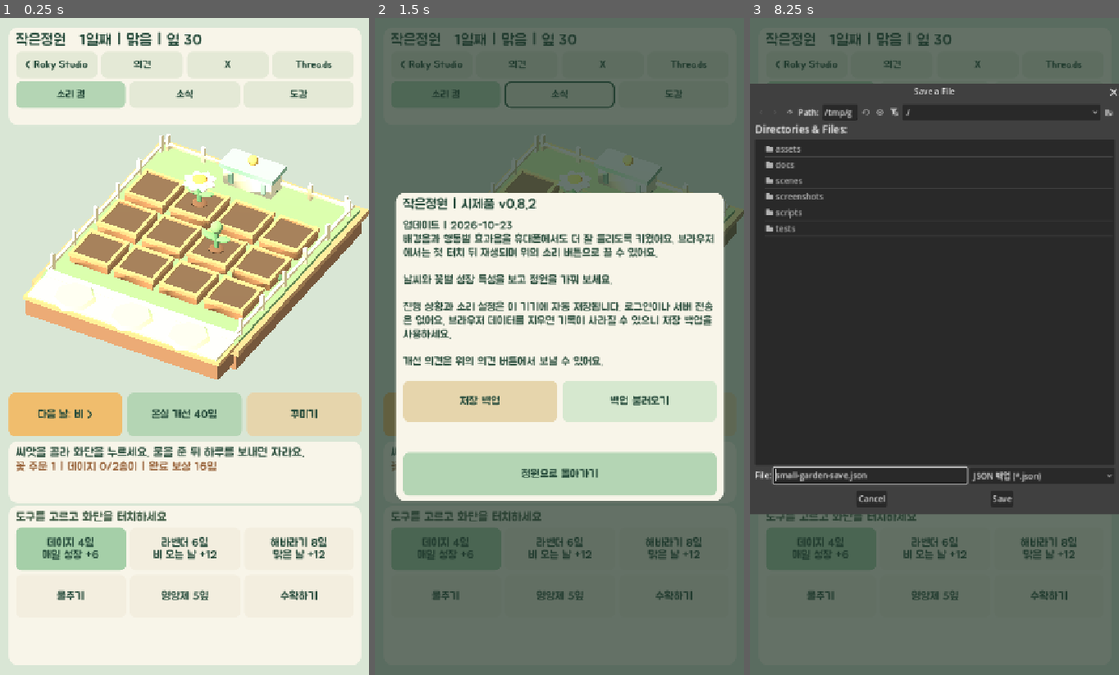
Above: before the commit, frames 1-3 (left to right).
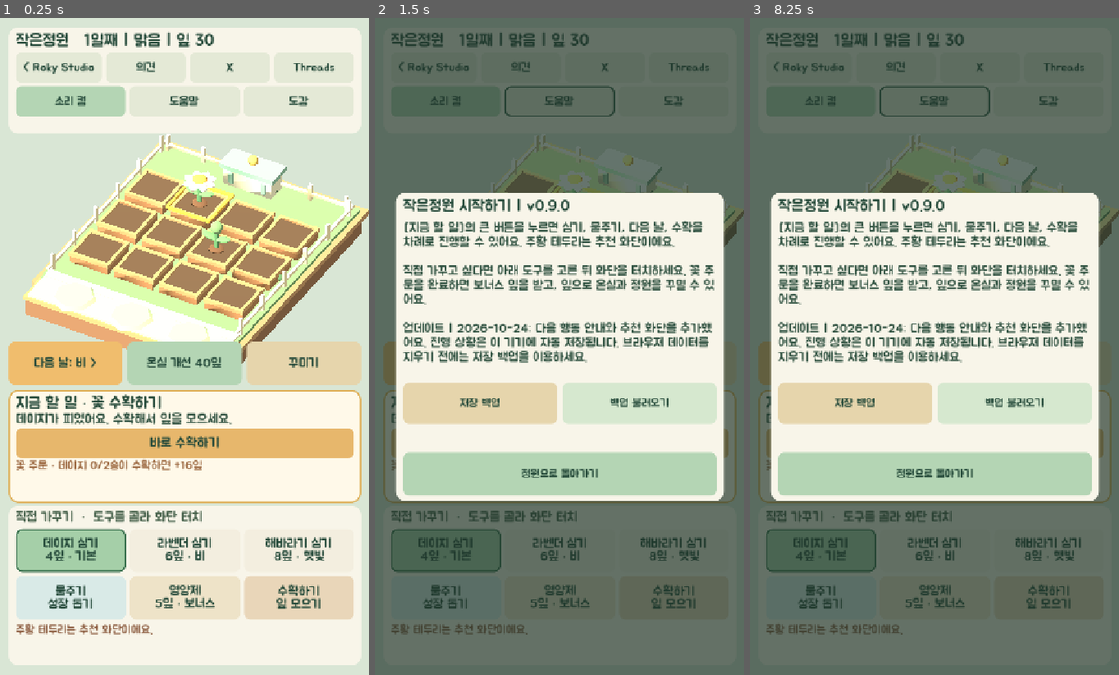
Above: after the commit, the same moments.

Repository: mcroky/small-garden
Game: Godot game, scene res://scenes/main.tscn
Same seed, same stepped clock (60 frames per second), same inputs: the game is played once before the commit and once after it.
Inputs (mouse positions are in pixels of both pictures, inside the frame that each line leads up to):
- Up to frame 1 (0.25 s): no input
- Up to frame 2 (1.5 s): click "소식" (after the commit: "도움말") at 0.5 s; click (559, 445) at 1.25 s, where only the run after the commit has a clickable "바로 수확하기"
- Up to frame 3 (8.25 s): click (820, 596) at 2 s, where only the run before the commit has a clickable "물주기"; click (934, 596) at 2.75 s, where only the run before the commit has a clickable "영양제 5잎"; click (1048, 596) at 3.5 s, where only the run before the commit has a clickable "수확하기"; click "< Roky Studio" at 4.25 s; click "의견" at 5 s; click "Threads" at 5.75 s; click "소리 켬" at 6.5 s; click "도감" at 7.25 s; click "다음 날: 비 >" at 8 s

The runs differ from the first frame. In frame 1, 27% of the frame differs, in the area x 2-98%, y 2-94%; in frame 2, 14%; in frame 3, 67%, in the area x 0-100%, y 2-94%.

Commit message:
Guide first-time garden actions and improve responsive UI

Diff:
--- a/scripts/main.gd
+++ b/scripts/main.gd
@@ -40,12 +40,12 @@
 const TOOL_ORDER := ["daisy", "lavender", "sunflower", "water", "fertilizer", "harvest"]
 const WEATHER_CYCLE := ["맑음", "비", "맑음", "흐림", "바람"]
 const TOOL_TEXT := {
-	"daisy": "데이지 4잎\n매일 성장 +6",
-	"lavender": "라벤더 6잎\n비 오는 날 +12",
-	"sunflower": "해바라기 8잎\n맑은 날 +12",
-	"water": "물주기",
-	"fertilizer": "영양제 5잎",
-	"harvest": "수확하기"
+	"daisy": "데이지 심기\n4잎 · 기본",
+	"lavender": "라벤더 심기\n6잎 · 비",
+	"sunflower": "해바라기 심기\n8잎 · 햇빛",
+	"water": "물주기\n성장 돕기",
+	"fertilizer": "영양제\n5잎 · 보너스",
+	"harvest": "수확하기\n잎 모으기"
 }
 
 var day := 1
@@ -90,9 +90,14 @@
 var decorate_button: Button
 var header_label: Label
 var sound_button: Button
+var nav_buttons: Array[Button] = []
+var guide_title: Label
 var detail_label: Label
+var guide_button: Button
+var plot_label: Label
 var order_label: Label
 var message_label: Label
+var tools_heading: Label
 var tool_buttons := {}
 var modal: Control
 var modal_panel: PanelContainer
@@ -390,8 +395,8 @@
 	var highlight := Node3D.new()
 	plot.add_child(highlight)
 	for side in [-0.68, 0.68]:
-		_box(highlight, Vector3(side, 0.44, 0), Vector3(0.05, 0.05, 1.4), "#f5dc8a")
-		_box(highlight, Vector3(0, 0.44, side), Vector3(1.4, 0.05, 0.05), "#f5dc8a")
+		_box(highlight, Vector3(side, 0.44, 0), Vector3(0.09, 0.07, 1.4), "#f4b447")
+		_box(highlight, Vector3(0, 0.44, side), Vector3(1.4, 0.07, 0.09), "#f4b447")
 	highlight.visible = false
 	highlights.append(highlight)
 	var plant_host := Node3D.new()
@@ -408,10 +413,6 @@
 		greenhouse_tiers[i].visible = greenhouse_level > i
 	for kind in collection_badges:
 		collection_badges[kind].visible = int(harvest_counts[kind]) >= COLLECTION_GOAL
-	for i in range(PLOT_COUNT):
-		highlights[i].visible = i == selected_plot
-
-
 func _redraw_plant(index: int) -> void:
 	var host := plant_hosts[index]
 	for child in host.get_children():
@@ -531,7 +532,7 @@
 	sound_button = _button(menu, "소리 켬", "#e4e9d6")
 	sound_button.tooltip_text = "배경음과 효과음 켜기 또는 끄기"
 	sound_button.pressed.connect(_toggle_sound)
-	var info := _button(menu, "소식", "#e4e9d6")
+	var info := _button(menu, "도움말", "#e4e9d6")
 	info.pressed.connect(_show_info)
 	var journal := _button(menu, "도감", "#e4e9d6")
 	journal.pressed.connect(_show_journal)
@@ -540,6 +541,7 @@
 			button.custom_minimum_size = Vector2(0, 52)
 			button.add_theme_font_size_override("font_size", 20)
 			button.size_flags_horizontal = Control.SIZE_EXPAND_FILL
+			nav_buttons.append(button as Button)
 
 	action_row = HBoxContainer.new()
 	action_row.add_theme_constant_override("separation", 10)
@@ -555,19 +557,30 @@
 	decorate_button.pressed.connect(_show_decor_shop)
 
 	detail_panel = _panel(ui_root)
+	var guide_style := _style("#fff9e9", 18)
+	guide_style.border_color = Color("#dfae55")
+	guide_style.set_border_width_all(3)
+	detail_panel.add_theme_stylebox_override("panel", guide_style)
 	var detail_stack := VBoxContainer.new()
-	detail_stack.add_theme_constant_override("separation", 4)
+	detail_stack.add_theme_constant_override("separation", 3)
 	detail_panel.add_child(detail_stack)
-	detail_label = _label(detail_stack, "화단을 눌러 가꾸어 보세요.", 24, "#315342")
+	guide_title = _label(detail_stack, "지금 할 일", 27, "#254a3a")
+	detail_label = _label(detail_stack, "", 22, "#315342")
 	detail_label.autowrap_mode = TextServer.AUTOWRAP_WORD_SMART
-	order_label = _label(detail_stack, "", 23, "#9a663e")
+	guide_button = _button(detail_stack, "추천 행동", "#e7b76c")
+	guide_button.custom_minimum_size.y = 58
+	guide_button.size_flags_horizontal = Control.SIZE_EXPAND_FILL
+	guide_button.pressed.connect(_on_guide_action)
+	plot_label = _label(detail_stack, "", 19, "#57705e")
+	plot_label.visible = false
+	order_label = _label(detail_stack, "", 20, "#9a663e")
 	order_label.autowrap_mode = TextServer.AUTOWRAP_WORD_SMART
 
 	bottom_panel = _panel(ui_root)
 	var bottom_stack := VBoxContainer.new()
 	bottom_stack.add_theme_constant_override("separation", 8)
 	bottom_panel.add_child(bottom_stack)
-	_label(bottom_stack, "도구를 고르고 화단을 터치하세요", 24, "#46614b")
+	tools_heading = _label(bottom_stack, "직접 가꾸기  ·  도구를 골라 화단 터치", 24, "#46614b")
 	var tools_grid := GridContainer.new()
 	tools_grid.columns = 3
 	tools_grid.add_theme_constant_override("h_separation", 8)
@@ -594,7 +607,7 @@
 	var modal_stack := VBoxContainer.new()
 	modal_stack.add_theme_constant_override("separation", 14)
 	modal_panel.add_child(modal_stack)
-	modal_title = _label(modal_stack, "작은정원 | 시제품 v0.8.2", 27, "#254a3a")
+	modal_title = _label(modal_stack, "작은정원 | 시제품 v0.9.0", 27, "#254a3a")
 	modal_body = _label(modal_stack, "", 22, "#315342")
 	modal_body.autowrap_mode = TextServer.AUTOWRAP_WORD_SMART
 	shop_grid = GridContainer.new()
@@ -707,18 +720,38 @@
 	ui_root.size = viewport_size
 	var width := viewport_size.x
 	var height := viewport_size.y
+	var portrait := width / height < 1.15
+	for button in nav_buttons:
+		button.custom_minimum_size.y = 60 if portrait else 58
+		button.add_theme_font_size_override("font_size", 23 if portrait else 24)
+	for button in [day_button, upgrade_button, decorate_button]:
+		button.add_theme_font_size_override("font_size", 25 if portrait else 27)
+	for button in tool_buttons.values():
+		button.custom_minimum_size.y = 84 if portrait else 104
+		button.add_theme_font_size_override("font_size", 25 if portrait else 27)
+	header_label.add_theme_font_size_override("font_size", 32 if portrait else 34)
+	guide_title.add_theme_font_size_override("font_size", 31 if portrait else 32)
+	detail_label.add_theme_font_size_override("font_size", 26 if portrait else 28)
+	guide_button.custom_minimum_size.y = 58 if portrait else 72
+	guide_button.add_theme_font_size_override("font_size", 26 if portrait else 29)
+	plot_label.add_theme_font_size_override("font_size", 22 if portrait else 23)
+	order_label.add_theme_font_size_override("font_size", 23 if portrait else 25)
+	tools_heading.add_theme_font_size_override("font_size", 26 if portrait else 28)
+	message_label.add_theme_font_size_override("font_size", 23 if portrait else 26)
+	modal_title.add_theme_font_size_override("font_size", 31 if portrait else 27)
+	modal_body.add_theme_font_size_override("font_size", 25 if portrait else 22)
 	if width / height >= 1.15:
-		var side_width := minf(700.0, maxf(600.0, width * 0.32))
+		var side_width := minf(850.0, maxf(720.0, width * 0.39))
 		var side_x := width - side_width - 28.0
-		var stack_top := maxf(150.0, (height - 586.0) * 0.5)
+		var stack_top := maxf(80.0, (height - 740.0) * 0.5)
 		top_panel.position = Vector2(24, 24)
-		top_panel.size = Vector2(minf(900.0, side_x - 48.0), 190)
+		top_panel.size = Vector2(minf(900.0, side_x - 48.0), 210)
 		detail_panel.position = Vector2(side_x, stack_top)
-		detail_panel.size = Vector2(side_width, 160)
-		action_row.position = Vector2(side_x, stack_top + 176)
-		action_row.size = Vector2(side_width, 84)
-		bottom_panel.position = Vector2(side_x, stack_top + 276)
-		bottom_panel.size = Vector2(side_width, 310)
+		detail_panel.size = Vector2(side_width, 260)
+		action_row.position = Vector2(side_x, stack_top + 276)
+		action_row.size = Vector2(side_width, 96)
+		bottom_panel.position = Vector2(side_x, stack_top + 388)
+		bottom_panel.size = Vector2(side_width, 352)
 		camera.size = maxf(11.5, 9.8 * height / maxf(500.0, side_x - 120.0))
 		var camera_shift := (width * 0.5 - side_x * 0.5) * camera.size / height * 1.1
 		camera.position = Vector3(8.5 + camera_shift, 11.5, 16)
@@ -728,12 +761,12 @@
 		var panel_width := minf(width - 32.0, 760.0)
 		var panel_x := (width - panel_width) * 0.5
 		top_panel.position = Vector2(panel_x, 18)
-		top_panel.size = Vector2(panel_width, 190)
+		top_panel.size = Vector2(panel_width, 206)
 		bottom_panel.position = Vector2(panel_x, height - 330)
 		bottom_panel.size = Vector2(panel_width, 310)
-		detail_panel.position = Vector2(panel_x, height - 456)
-		detail_panel.size = Vector2(panel_width, 120)
-		action_row.position = Vector2(panel_x, height - 550)
+		detail_panel.position = Vector2(panel_x, height - 556)
+		detail_panel.size = Vector2(panel_width, 220)
+		action_row.position = Vector2(panel_x, height - 650)
 		action_row.size = Vector2(panel_width, 84)
 		camera.size = maxf(18.5, 18.5 * (720.0 / 1280.0) * height / width)
 		camera.position = Vector3(8.5, 11.5, 16)
@@ -867,13 +900,20 @@
 			_message("이미 자라고 있는 화단이에요.")
 		else:
 			var price: int = int(FLOWERS[selected_tool]["cost"])
-			if leaves < price:
+			var free_seed := selected_tool == "daisy" and leaves < price
+			if free_seed:
+				for existing_plant in plants:
+					if existing_plant != null:
+						free_seed = false
+						break
+			if leaves < price and not free_seed:
 				_message("잎이 부족해요. 꽃을 수확해 보세요.")
 			else:
-				leaves -= price
+				if not free_seed:
+					leaves -= price
 				plants[index] = {"kind": selected_tool, "growth": 0, "water": 0, "fed": false}
 				_play_sound(SOUND_PLANT)
-				_message("%s 씨앗을 심었어요. 물을 주고 하루를 보내세요." % FLOWERS[selected_tool]["name"])
+				_message("다시 시작할 데이지를 무료로 심었어요. 물을 주세요." if free_seed else "%s 씨앗을 심었어요. 물을 주고 하루를 보내세요." % FLOWERS[selected_tool]["name"])
 	elif selected_tool == "water":
 		if plant == null:
 			_message("먼저 씨앗을 심어 주세요.")
@@ -1025,12 +1065,68 @@
 	return 3 if greenhouse_level >= 2 else 2
 
 
+func _next_step() -> Dictionary:
+	for i in range(PLOT_COUNT):
+		var plant = plants[i]
+		if plant != null and int(plant.get("growth", 0)) >= 100:
+			return {
+				"title": "지금 할 일 · 꽃 수확하기",
+				"hint": "%s가 피었어요. 수확해서 잎을 모으세요." % FLOWERS[str(plant["kind"])]["name"],
+				"button": "바로 수확하기",
+				"action": "harvest",
+				"plot": i
+			}
+	for i in range(PLOT_COUNT):
+		var plant = plants[i]
+		if plant != null and int(plant.get("growth", 0)) < 100 and int(plant.get("water", 0)) == 0:
+			return {
+				"title": "지금 할 일 · 마른 꽃에 물주기",
+				"hint": "%s의 흙이 말랐어요. 물을 주면 빠르게 자라요." % FLOWERS[str(plant["kind"])]["name"],
+				"button": "바로 물주기",
+				"action": "water",
+				"plot": i
+			}
+	for plant in plants:
+		if plant != null and int(plant.get("growth", 0)) < 100:
+			return {"title": "지금 할 일 · 다음 날 보내기", "hint": "꽃이 자라는 중이에요. 하루가 지나면 더 자라요.", "button": "다음 날로", "action": "day", "plot": -1}
+	for i in range(PLOT_COUNT):
+		if plants[i] == null:
+			var free_seed := leaves < int(FLOWERS["daisy"]["cost"])
+			return {
+				"title": "지금 할 일 · 꽃 심기",
+				"hint": "잎이 없어도 데이지 한 송이는 무료로 심을 수 있어요." if free_seed else "빈 화단에 데이지를 심고 정원을 가꿔 보세요.",
+				"button": "무료 데이지 심기" if free_seed else "데이지 심기",
+				"action": "plant",
+				"plot": i
+			}
+	return {"title": "지금 할 일 · 정원 살펴보기", "hint": "화단을 눌러 꽃 상태를 확인하세요.", "button": "", "action": "none", "plot": -1}
+
+
+func _on_guide_action() -> void:
+	if selected_tool.begins_with("decor_"):
+		selected_tool = "daisy"
+		_refresh_ui()
+		return
+	var step := _next_step()
+	match str(step["action"]):
+		"harvest", "water", "plant":
+			selected_tool = "daisy" if str(step["action"]) == "plant" else str(step["action"])
+			_tap_plot(int(step["plot"]))
+		"day":
+			_next_day()
+
+
 func _refresh_ui() -> void:
 	header_label.text = "작은정원   %d일째 | %s | 잎 %d" % [day, _weather_for_day(day), leaves]
 	sound_button.text = "소리 켬" if sound_enabled else "소리 끔"
 	sound_button.add_theme_stylebox_override("normal", _style("#b4d5b4" if sound_enabled else "#f3eedf", 12))
+	var step := _next_step()
+	guide_title.text = str(step["title"])
+	detail_label.text = str(step["hint"])
+	guide_button.text = str(step["button"])
+	guide_button.visible = str(step["action"]) != "none"
 	var order: Dictionary = ORDERS[order_number % ORDERS.size()]
-	order_label.text = "꽃 주문 %d | %s %d/%d송이 | 완료 보상 %d잎" % [order_number + 1, FLOWERS[str(order["kind"])]["name"], order_progress, int(order["count"]), int(order["bonus"])]
+	order_label.text = "꽃 주문 · %s %d/%d송이 수확하면 +%d잎" % [FLOWERS[str(order["kind"])]["name"], order_progress, int(order["count"]), int(order["bonus"])]
 	day_button.text = "다음 날: %s >" % _weather_for_day(day + 1)
 	if greenhouse_level >= 3:
 		upgrade_button.text = "온실 최고 단계"
@@ -1038,32 +1134,52 @@
 		upgrade_button.text = "온실 개선 %d잎" % (40 + greenhouse_level * 30)
 	for tool in TOOL_ORDER:
 		var button: Button = tool_buttons[tool]
-		button.add_theme_stylebox_override("normal", _style("#a5cfa8" if tool == selected_tool else "#f3eedf", 12))
+		var base_color := "#f3eedf"
+		match tool:
+			"water": base_color = "#d9eae7"
+			"fertilizer": base_color = "#eee3c8"
+			"harvest": base_color = "#e9d6b9"
+		var tool_style := _style("#a5cfa8" if tool == selected_tool else base_color, 12)
+		if tool == selected_tool:
+			tool_style.border_color = Color("#39714e")
+			tool_style.set_border_width_all(3)
+		button.add_theme_stylebox_override("normal", tool_style)
 	var decorating := selected_tool.begins_with("decor_")
 	decorate_button.add_theme_stylebox_override("normal", _style("#a5cfa8" if decorating else "#e6d5ac", 12))
 	if decorating:
-		detail_label.text = "꾸미기 | 원하는 장식 자리를 터치하세요."
-	elif selected_plot == -1:
-		detail_label.text = "씨앗을 골라 화단을 누르세요. 물을 준 뒤 하루를 보내면 자라요."
-	else:
+		guide_title.text = "지금 할 일 · 정원 꾸미기"
+		detail_label.text = "정원 앞의 둥근 장식 자리를 터치하세요."
+		guide_button.text = "일반 가꾸기로 돌아가기"
+		guide_button.visible = true
+	if selected_plot >= 0:
 		var plant = plants[selected_plot]
 		if plant == null:
-			detail_label.text = "%d번 화단 | 비어 있어요" % (selected_plot + 1)
+			plot_label.text = "선택한 %d번 화단 · 비어 있어요" % (selected_plot + 1)
 		else:
 			var water_note := "촉촉" if int(plant.get("water", 0)) > 0 else "마름"
 			var state := "수확 가능" if int(plant.get("growth", 0)) >= 100 else "성장 %d%%" % int(plant.get("growth", 0))
-			detail_label.text = "%d번 화단 | %s | %s | 흙 %s" % [selected_plot + 1, FLOWERS[str(plant["kind"])]["name"], state, water_note]
+			plot_label.text = "선택한 %d번 화단 · %s · %s · 흙 %s" % [selected_plot + 1, FLOWERS[str(plant["kind"])]["name"], state, water_note]
+		plot_label.visible = true
+	else:
+		plot_label.visible = false
+	if message_label.text.is_empty():
+		message_label.text = "주황 테두리는 추천 화단이에요." if int(step["plot"]) >= 0 else "꽃을 키우고 수확해 잎을 모으세요."
 	for i in range(PLOT_COUNT):
-		highlights[i].visible = i == selected_plot
+		var suggested := i == int(step["plot"]) and not decorating
+		var inspected := i == selected_plot and not suggested
+		highlights[i].visible = suggested or inspected
+		if suggested or inspected:
+			for edge in highlights[i].get_children():
+				(edge as MeshInstance3D).material_override = _material("#f4b447" if suggested else "#7bc8ac")
 	for i in range(DECOR_SLOT_COUNT):
 		decor_highlights[i].visible = decorating
 
 
 func _show_info() -> void:
 	_play_sound(SOUND_SELECT)
-	modal_title.text = "작은정원 | 시제품 v0.8.2"
+	modal_title.text = "작은정원 시작하기 | v0.9.0"
 	modal_body.add_theme_font_size_override("font_size", 22)
-	modal_body.text = "업데이트 | 2026-10-23\n배경음과 행동별 효과음을 휴대폰에서도 더 잘 들리도록 키웠어요. 브라우저에서는 첫 터치 뒤 재생되며 위의 소리 버튼으로 끌 수 있어요.\n\n날씨와 꽃별 성장 특성을 보고 정원을 가꿔 보세요.\n\n진행 상황과 소리 설정은 이 기기에 자동 저장됩니다. 로그인이나 서버 전송은 없어요. 브라우저 데이터를 지우면 기록이 사라질 수 있으니 저장 백업을 사용하세요.\n\n개선 의견은 위의 의견 버튼에서 보낼 수 있어요."
+	modal_body.text = "[지금 할 일]의 큰 버튼을 누르면 심기, 물주기, 다음 날, 수확을 차례로 진행할 수 있어요. 주황 테두리는 추천 화단이에요.\n\n직접 가꾸고 싶다면 아래 도구를 고른 뒤 화단을 터치하세요. 꽃 주문을 완료하면 보너스 잎을 받고, 잎으로 온실과 정원을 꾸밀 수 있어요.\n\n업데이트 | 2026-10-24: 다음 행동 안내와 추천 화단을 추가했어요. 진행 상황은 이 기기에 자동 저장됩니다. 브라우저 데이터를 지우기 전에는 저장 백업을 이용하세요."
 	shop_grid.visible = false
 	backup_row.visible = true
 	modal.visible = true
Binary file changed: docs/preview.png
Binary file changed: screenshots/preview.png
Binary file changed: screenshots/web-wide.png
Not shown, changed: PROJECT_PLAN.md
Not shown, changed: README.md
Not shown, added: docs/index-1cab01b8715c.pck
Not shown, removed: docs/index-499f43f48b12.pck
Not shown, changed: docs/index.html
Not shown, changed: docs/index.pck
